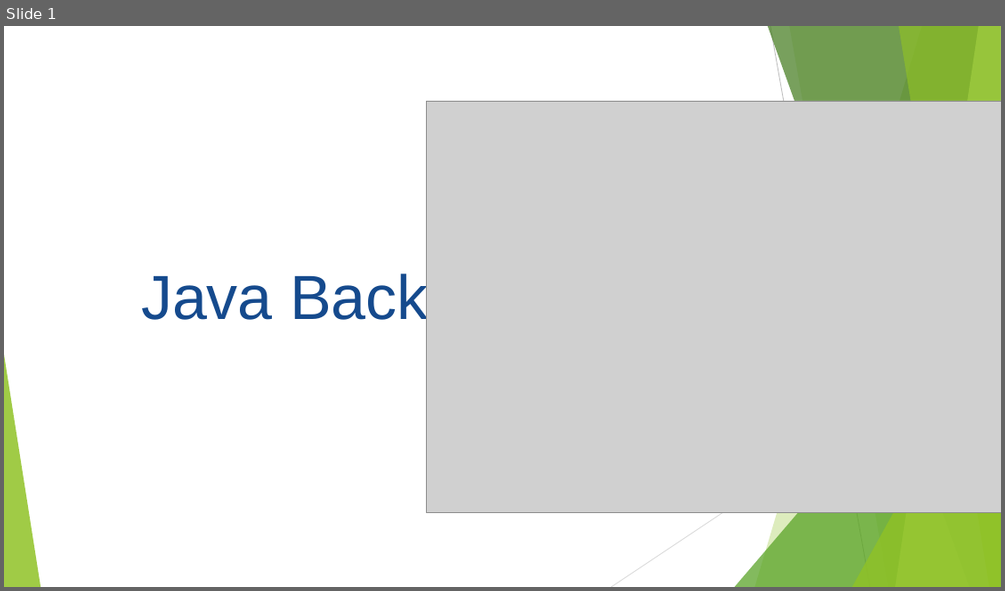
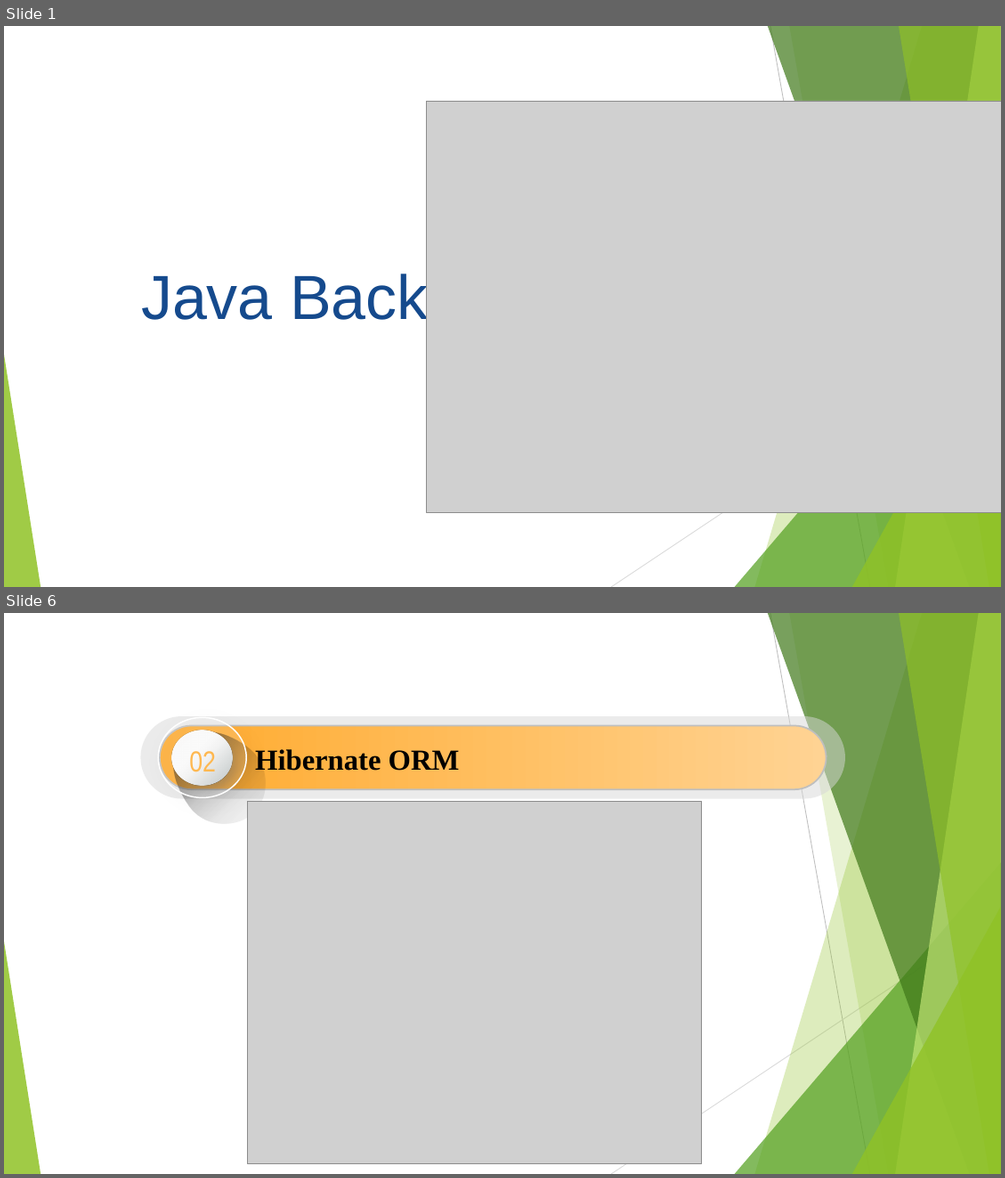
Before and after one commit to KAI-ASIA/KAI-TTS, a slide deck: Slide/Bài 6.pptx. Shown one above the other, each under a label of ours: slide 1 before the commit, slides 1 and 6 after it; the slides between them are not shown. The pictures are 1005x591 and 1005x1178 pixels, drawn with LibreOffice and Linux fonts; fonts in the diff are those of the drawing; grey boxes stand for pictures. Boxes give left, top, right and bottom in pixels: in the first picture for what was removed or moved away, otherwise in the second. Text is boxed around its words. In the diff, an @@ line names an element or a change of style, - is before the commit and + after.

```diff
--- a/Slide/Bài 6.pptx
+++ b/Slide/Bài 6.pptx
@@ slide 6 added at <box>4,613,1001,1174</box>, background #FFFFFF; not listed: 10 template elements that a slide beside it also shows @@
@@ rounded rectangle added at <box>141,716,845,798</box>, fill #D8D8D8 at 50% opacity @@
@@ rounded rectangle added at <box>160,726,825,789</box>, fill gradient #FFAA2D to #FFD393, outline #BFBFBF 1.5 pt @@
@@ group added at <box>154,712,283,842</box>: 3 ellipses, 1 freeform shape, 1 text @@
+02
@@ text added at <box>255,749,460,771</box>, 28 pt, text #000000, bold @@
+Hibernate ORM
@@ picture added at <box>248,802,702,1164</box> @@
```
Also in this commit, not shown: 1 slide changed, 6 other slides added, 12 other files.
